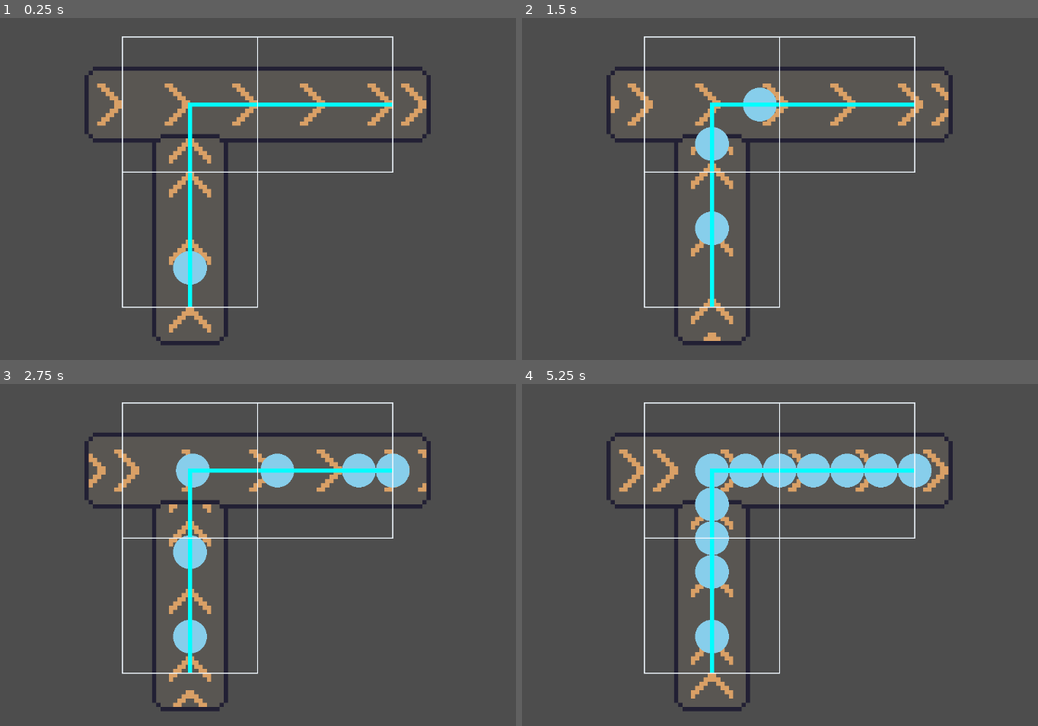
Above: before the commit, frames 1-4 (two rows, left to right).
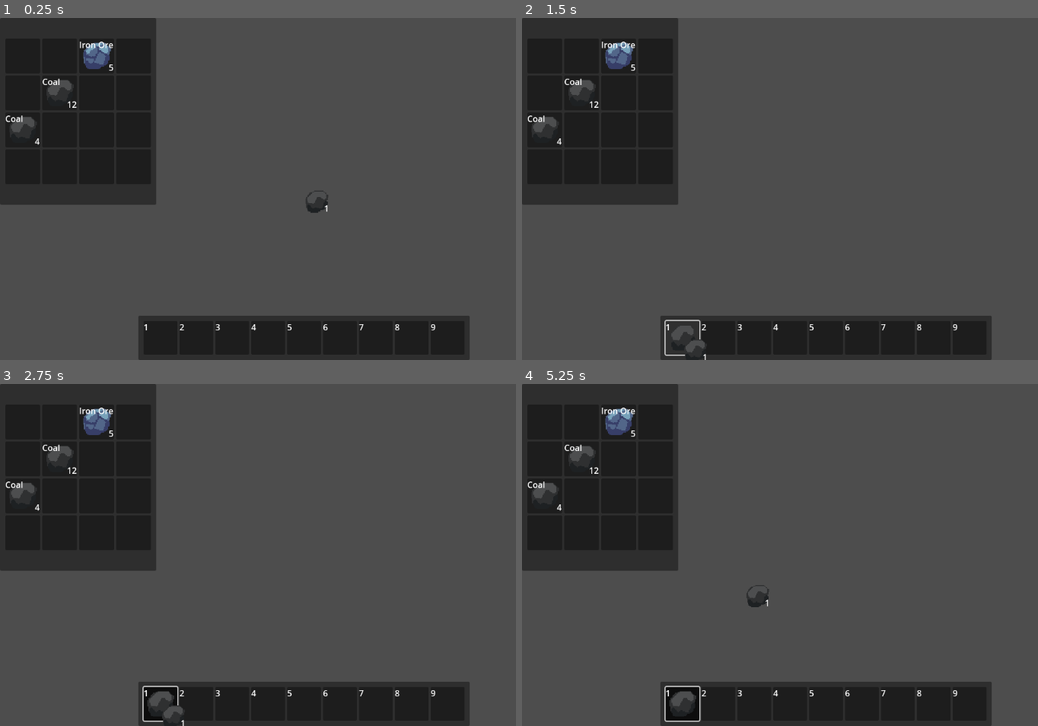
Above: after the commit, the same moments.

Repository: JACKADUX/godot-Factorio
Game: Godot game, scene res://scenes/world.tscn
Two runs of this game, one before a commit and one after it. Both use one fixed random seed, a clock stepped at 60 frames per second and the inputs below. Before the commit the project starts from res://modules/test/belt_test.tscn.
Inputs (mouse positions are in pixels of both pictures, inside the frame that each line leads up to):
- Up to frame 1 (0.25 s): no input
- Up to frame 2 (1.5 s): click (681, 339) at 0.52 s; click (681, 339) at 1.27 s
- Up to frame 3 (2.75 s): click (159, 705) at 2.02 s
- Up to frame 4 (5.25 s): tap Enter at 2.75 s; move the mouse to (960, 537) at 2.77 s; hold Ctrl 2.78-3.5 s; click (960, 537) at 2.92 s; tap Space at 3.02 s; drag from (702, 572) to (795, 623) at 3.52 s; move the mouse to (888, 479) at 4.27 s; tap R at 4.35 s; click (888, 479) at 4.42 s; drag from (795, 623) to (645, 503) at 5.02 s

The runs differ from the first frame. In frame 1, 30% of the frame differs, in the area x 0-92%, y 0-100%; in frame 2, 30%; in frame 3, 31%; in frame 4, 33%.

Commit message:
20240118

Diff:
--- a/Factorio/globals/globals.gd
+++ b/Factorio/globals/globals.gd
@@ -4,3 +4,13 @@
 const GridSizeHalf = GridSize*0.5
 const GridSizeVector = Vector2.ONE*GridSize
 const GridSizeHalfVector = Vector2.ONE*GridSizeHalf
+
+
+var display:Display
+
+
+func _gui_input(event):
+	if event is InputEventMouseButton:
+		if event.button_index == MOUSE_BUTTON_LEFT:
+			if event.is_pressed():
+				pass
--- /dev/null
+++ b/Factorio/globals/items.gd
@@ -0,0 +1,4 @@
+extends Node
+
+const COAL = preload("res://modules/inventory/item_resources/coal.tres")
+const IRON_ORE = preload("res://modules/inventory/item_resources/iron_ore.tres")
--- /dev/null
+++ b/Factorio/modules/inventory/data_structure/base_item.gd
@@ -0,0 +1,7 @@
+class_name BaseItem extends Resource
+
+#Types {Ingredient, Logic, Building}
+
+@export var id:int = -1
+@export var name:String = "Default"
+@export var texture:Texture2D
--- /dev/null
+++ b/Factorio/modules/inventory/data_structure/inventory_data.gd
@@ -0,0 +1,20 @@
+class_name InventoryData extends Resource
+
+var inventory_items :Array[InventoryItem]= []
+
+## Interface
+func get_inventory_items():
+	return inventory_items
+
+func add_inventory_item(value:InventoryItem):
+	if not value in inventory_items:
+		inventory_items.append(value)
+
+func remove_inventory_item(value:InventoryItem):
+	if value in inventory_items:
+		inventory_items.erase(value)
+
+func stack_inventory_item(item:InventoryItem, other_item:InventoryItem):
+	if item.id == other_item.id:
+		item.count += other_item.count
+		return item
--- /dev/null
+++ b/Factorio/modules/inventory/data_structure/inventory_item.gd
@@ -0,0 +1,17 @@
+class_name InventoryItem extends Resource
+
+@export var item:= BaseItem.new()
+@export var slot_index:int = -1
+@export var count:int = 1
+
+var texture:Texture2D:
+	get: return item.texture
+var id:int:
+	get: return item.id
+
+## Statics
+static func create_from(item:BaseItem, count:int=1):
+	var inventory_item := InventoryItem.new()
+	inventory_item.item = item
+	inventory_item.count = count
+	return inventory_item
--- /dev/null
+++ b/Factorio/modules/inventory/display/display.gd
@@ -0,0 +1,38 @@
+class_name Display extends Control
+
+@onready var texture_rect = %TextureRect
+@onready var label_count = %LabelCount
+
+var _item:InventoryItem
+
+func _ready():
+	size = Vector2.ZERO
+	Globals.display = self
+
+func _process(delta):
+	if _item:
+		global_position = get_global_mouse_position()
+
+func has_item():
+	return _item != null
+
+func get_item():
+	return _item
+
+func set_item(value:InventoryItem):
+	_item = value
+	_update()
+
+func clear_item():
+	_item = null
+	_update()
+
+func _update():
+	if _item:
+		texture_rect.texture = _item.texture
+		label_count.text = str(_item.count)
+		show()
+	else:
+		texture_rect.texture = null
+		label_count.text = str(0)
+		hide()
--- /dev/null
+++ b/Factorio/modules/inventory/display/display.tscn
@@ -0,0 +1,30 @@
+[gd_scene load_steps=2 format=3 uid="uid://bnyiqe5af1kkn"]
+
+[ext_resource type="Script" path="res://modules/inventory/display/display.gd" id="1_276k7"]
+
+[node name="Display" type="Control"]
+custom_minimum_size = Vector2(48, 48)
+layout_mode = 3
+anchors_preset = 0
+mouse_filter = 2
+script = ExtResource("1_276k7")
+
+[node name="TextureRect" type="TextureRect" parent="."]
+unique_name_in_owner = true
+layout_mode = 1
+offset_right = 48.0
+offset_bottom = 48.0
+mouse_filter = 2
+expand_mode = 1
+stretch_mode = 5
+
+[node name="LabelCount" type="Label" parent="."]
+unique_name_in_owner = true
+layout_mode = 1
+anchors_preset = 15
+anchor_right = 1.0
+anchor_bottom = 1.0
+grow_horizontal = 2
+grow_vertical = 2
+horizontal_alignment = 2
+vertical_alignment = 2
--- /dev/null
+++ b/Factorio/modules/inventory/inventory.gd
@@ -0,0 +1,80 @@
+extends Control
+
+@export var display:Display
+@export var  INVENTORY_SLOT_PACKED :PackedScene
+@onready var grid_container = %GridContainer
+
+var _inventory_data := InventoryData.new()
+
+# Called when the node enters the scene tree for the first time.
+func _ready():
+	_feed_data()
+	_initialize()
+
+func _feed_data():
+	var inventory_item = InventoryItem.new()
+	inventory_item.item = Items.COAL
+	inventory_item.count = 12
+	inventory_item.slot_index = 5
+	_inventory_data.add_inventory_item(inventory_item)
+
+	inventory_item = inventory_item.duplicate()
+	inventory_item.count = 4
+	inventory_item.slot_index = 8
+	_inventory_data.add_inventory_item(inventory_item)
+
+	inventory_item = inventory_item.duplicate()
+	inventory_item.item = Items.IRON_ORE
+	inventory_item.count = 5
+	inventory_item.slot_index = 2
+	_inventory_data.add_inventory_item(inventory_item)
+
+## Utils
+func _initialize():
+	_create_slot(16, 4)
+	for inventory_item:InventoryItem in _inventory_data.get_inventory_items():
+		var slot = grid_container.get_child(inventory_item.slot_index)
+		slot.put_inventory_item(inventory_item)
+
+func _create_slot(number, columns):
+	for child in grid_container.get_children():
+		grid_container.remove_child(child)
+		child.queue_free()
+	grid_container.columns = columns
+	for i in range(number):
+		var slot = INVENTORY_SLOT_PACKED.instantiate()
+		grid_container.add_child(slot)
+		slot.pressed.connect(_on_slot_pressed.bind(slot))
+
+func _put_item_to_slot(slot:InventorySlot, inventory_item:InventoryItem):
+	_inventory_data.add_inventory_item(inventory_item)
+	inventory_item.slot_index = slot.get_index()
+	slot.put_inventory_item(inventory_item)
+
+func _take_item_from_slot(slot:InventorySlot):
+	var inventory_item = slot.take_inventory_item()
+	inventory_item.slot_index = -1
+	_inventory_data.remove_inventory_item(inventory_item)
+	return inventory_item
+
+
+## OnSignal
+func _on_slot_pressed(slot:InventorySlot):
+	var _grabed_item = display.get_item()
+	if slot.is_empty():
+		if _grabed_item:
+			_put_item_to_slot(slot, _grabed_item)
+			display.clear_item()
+	else:
+		if not _grabed_item:
+			display.set_item(_take_item_from_slot(slot))
+		else:
+			var _prev_grab = _grabed_item
+			var _new_grab = _take_item_from_slot(slot)
+			if _prev_grab.id == _new_grab.id:
+				_prev_grab = _inventory_data.merge_inventory_item(_prev_grab, _new_grab)
+				_put_item_to_slot(slot, _prev_grab)
+				display.clear_item()
+			else:
+				_put_item_to_slot(slot, _prev_grab)
+				display.set_item(_new_grab)
--- /dev/null
+++ b/Factorio/modules/inventory/inventory.tscn
@@ -0,0 +1,39 @@
+[gd_scene load_steps=4 format=3 uid="uid://bri0k550q48ul"]
+
+[ext_resource type="Script" path="res://modules/inventory/inventory.gd" id="1_wbmdq"]
+[ext_resource type="PackedScene" uid="uid://b0ahrnp60stki" path="res://modules/inventory/inventory_slot.tscn" id="2_c1wt4"]
+[ext_resource type="PackedScene" uid="uid://bnyiqe5af1kkn" path="res://modules/inventory/display/display.tscn" id="3_twboy"]
+
+[node name="Inventory" type="PanelContainer" node_paths=PackedStringArray("display")]
+offset_right = 458.0
+offset_bottom = 363.0
+script = ExtResource("1_wbmdq")
+display = NodePath("debug/Display")
+INVENTORY_SLOT_PACKED = ExtResource("2_c1wt4")
+
+[node name="MarginContainer" type="MarginContainer" parent="."]
+layout_mode = 2
+theme_override_constants/margin_left = 10
+theme_override_constants/margin_top = 10
+theme_override_constants/margin_right = 10
+theme_override_constants/margin_bottom = 10
+
+[node name="CenterContainer" type="CenterContainer" parent="MarginContainer"]
+layout_mode = 2
+
+[node name="GridContainer" type="GridContainer" parent="MarginContainer/CenterContainer"]
+unique_name_in_owner = true
+layout_mode = 2
+columns = 4
+
+[node name="Slot" parent="MarginContainer/CenterContainer/GridContainer" instance=ExtResource("2_c1wt4")]
+layout_mode = 2
+
+[node name="debug" type="Control" parent="."]
+layout_mode = 2
+mouse_filter = 2
+
+[node name="Display" parent="debug" instance=ExtResource("3_twboy")]
+layout_mode = 1
+offset_right = 48.0
+offset_bottom = 48.0
--- /dev/null
+++ b/Factorio/modules/inventory/inventory_slot.gd
@@ -0,0 +1,57 @@
+class_name InventorySlot extends PanelContainer
+
+signal pressed
+
+@onready var texture_rect = %TextureRect
+@onready var button = %Button
+@onready var label_count = %LabelCount
+@onready var label_name = %LabelName
+
+
+var _inventory_item:InventoryItem
+
+func _ready():
+	_set_name("")
+	_set_count(0)
+	button.pressed.connect(emit_signal.bind("pressed"))
+
+## Interface
+func is_empty():
+	return not _inventory_item
+
+func put_inventory_item(value:InventoryItem):
+	if _inventory_item:
+		return false
+	_inventory_item = value
+	_set_texture(_inventory_item.texture)
+	_set_count(_inventory_item.count)
+	_set_name(_inventory_item.item.name)
+	return true
+
+func take_inventory_item():
+	if not _inventory_item :
+		return
+	var inventory_item = _inventory_item
+	_inventory_item = null
+	_set_texture(null)
+	_set_count(0)
+	_set_name("")
+	return inventory_item
+
+## Utils
+func _set_texture(value:Texture2D):
+	texture_rect.texture = value
+
+func _set_count(value:int):
+	if value <= 0:
+		label_count.hide()
+	else:
+		label_count.show()
+	label_count.text = str(value)
+
+func _set_name(value:String):
+	if value == "":
+		label_name.hide()
+	else:
+		label_name.show()
+	label_name.text = value
--- /dev/null
+++ b/Factorio/modules/inventory/inventory_slot.tscn
@@ -0,0 +1,44 @@
+[gd_scene load_steps=2 format=3 uid="uid://b0ahrnp60stki"]
+
+[ext_resource type="Script" path="res://modules/inventory/inventory_slot.gd" id="1_up6sh"]
+
+[node name="InventorySlot" type="PanelContainer"]
+custom_minimum_size = Vector2(64, 64)
+offset_right = 25.0
+offset_bottom = 25.0
+script = ExtResource("1_up6sh")
+
+[node name="Button" type="Button" parent="."]
+unique_name_in_owner = true
+layout_mode = 2
+
+[node name="MarginContainer" type="MarginContainer" parent="."]
+layout_mode = 2
+mouse_filter = 2
+theme_override_constants/margin_left = 4
+theme_override_constants/margin_top = 4
+theme_override_constants/margin_right = 4
+theme_override_constants/margin_bottom = 4
+
+[node name="TextureRect" type="TextureRect" parent="MarginContainer"]
+unique_name_in_owner = true
+custom_minimum_size = Vector2(58, 58)
+layout_mode = 2
+mouse_filter = 2
+expand_mode = 1
+stretch_mode = 5
+
+[node name="LabelCount" type="Label" parent="."]
+unique_name_in_owner = true
+layout_mode = 2
+size_flags_vertical = 1
+text = "1"
+horizontal_alignment = 2
+vertical_alignment = 2
+
+[node name="LabelName" type="Label" parent="."]
+unique_name_in_owner = true
+layout_mode = 2
+size_flags_vertical = 1
+text = "1"
+clip_text = true
--- /dev/null
+++ b/Factorio/modules/inventory/item_resources/coal.tres
@@ -0,0 +1,11 @@
+[gd_resource type="Resource" script_class="BaseItem" load_steps=3 format=3 uid="uid://c6ov70y0tqaw1"]
+
+[ext_resource type="Script" path="res://modules/inventory/data_structure/base_item.gd" id="1_soisj"]
+[ext_resource type="Texture2D" uid="uid://drb7ibbk5ee1w" path="res://resource/test/coal_texture.tres" id="2_anbef"]
+
+[resource]
+script = ExtResource("1_soisj")
+type = 1
+id = 1
+name = "Coal"
+texture = ExtResource("2_anbef")
--- /dev/null
+++ b/Factorio/modules/inventory/item_resources/iron_ore.tres
@@ -0,0 +1,11 @@
+[gd_resource type="Resource" script_class="BaseItem" load_steps=3 format=3 uid="uid://dglkkfq5awuhi"]
+
+[ext_resource type="Script" path="res://modules/inventory/data_structure/base_item.gd" id="1_57hor"]
+[ext_resource type="Texture2D" uid="uid://bwqeijt653ca5" path="res://resource/test/iron_ore_texture.tres" id="2_y2aa7"]
+
+[resource]
+script = ExtResource("1_57hor")
+type = 1
+id = 2
+name = "Iron Ore"
+texture = ExtResource("2_y2aa7")
--- /dev/null
+++ b/Factorio/modules/toolbar/toolbar.gd
@@ -0,0 +1,32 @@
+extends PanelContainer
+
+@export var display:Display
+@onready var h_box_container = %HBoxContainer
+
+enum State {Setting, Use}
+var _state := State.Setting
+
+func _ready():
+	for tb_slot in h_box_container.get_children():
+		tb_slot.pressed.connect(_on_toolbar_slot_pressed.bind(tb_slot))
+	_feed_data.call_deferred()
+
+func _feed_data():
+	display.set_item(InventoryItem.create_from(Items.COAL))
+	#var slot = _get_toolbar_slot(1)
+	#slot.set_item(Items.COAL)
+	#slot = _get_toolbar_slot(2)
+	#slot.set_item(Items.IRON_ORE)
+
+
+## Utils
+func _get_toolbar_slot(index:int):
+	return h_box_container.get_child(index-1)
+
+func _on_toolbar_slot_pressed(slot):
+	var _item = display.get_item()
+	if _item:
+		slot.set_item(_item.item)
+		return
+	if not slot.is_empty():
+		display.set_item(InventoryItem.create_from(slot.get_item()))
--- /dev/null
+++ b/Factorio/modules/toolbar/toolbar.tscn
@@ -0,0 +1,58 @@
+[gd_scene load_steps=4 format=3 uid="uid://rpie6isb64tq"]
+
+[ext_resource type="Script" path="res://modules/toolbar/toolbar.gd" id="1_vkndi"]
+[ext_resource type="PackedScene" uid="uid://dbhwkqutjuvx4" path="res://modules/toolbar/toolbar_slot.tscn" id="2_sai63"]
+[ext_resource type="PackedScene" uid="uid://bnyiqe5af1kkn" path="res://modules/inventory/display/display.tscn" id="3_572qx"]
+
+[node name="Toolbar" type="PanelContainer" node_paths=PackedStringArray("display")]
+offset_right = 40.0
+offset_bottom = 40.0
+script = ExtResource("1_vkndi")
+display = NodePath("debug/Display")
+
+[node name="MarginContainer" type="MarginContainer" parent="."]
+layout_mode = 2
+theme_override_constants/margin_left = 10
+theme_override_constants/margin_top = 10
+theme_override_constants/margin_right = 10
+theme_override_constants/margin_bottom = 10
+
+[node name="HBoxContainer" type="HBoxContainer" parent="MarginContainer"]
+unique_name_in_owner = true
+layout_mode = 2
+
+[node name="ToolBarSlot1" parent="MarginContainer/HBoxContainer" instance=ExtResource("2_sai63")]
+layout_mode = 2
+
+[node name="ToolBarSlot2" parent="MarginContainer/HBoxContainer" instance=ExtResource("2_sai63")]
+layout_mode = 2
+
+[node name="ToolBarSlot3" parent="MarginContainer/HBoxContainer" instance=ExtResource("2_sai63")]
+layout_mode = 2
+
+[node name="ToolBarSlot4" parent="MarginContainer/HBoxContainer" instance=ExtResource("2_sai63")]
+layout_mode = 2
+
+[node name="ToolBarSlot5" parent="MarginContainer/HBoxContainer" instance=ExtResource("2_sai63")]
+layout_mode = 2
+
+[node name="ToolBarSlot6" parent="MarginContainer/HBoxContainer" instance=ExtResource("2_sai63")]
+layout_mode = 2
+
+[node name="ToolBarSlot7" parent="MarginContainer/HBoxContainer" instance=ExtResource("2_sai63")]
+layout_mode = 2
+
+[node name="ToolBarSlot8" parent="MarginContainer/HBoxContainer" instance=ExtResource("2_sai63")]
+layout_mode = 2
+
+[node name="ToolBarSlot9" parent="MarginContainer/HBoxContainer" instance=ExtResource("2_sai63")]
+layout_mode = 2
+
+[node name="debug" type="Control" parent="."]
+layout_mode = 2
+mouse_filter = 2
+
+[node name="Display" parent="debug" instance=ExtResource("3_572qx")]
+layout_mode = 1
+offset_right = 48.0
+offset_bottom = 48.0
--- /dev/null
+++ b/Factorio/modules/toolbar/toolbar_button_group.tres
@@ -0,0 +1,5 @@
+[gd_resource type="ButtonGroup" format=3 uid="uid://5a18own8mlo5"]
+
+[resource]
+resource_local_to_scene = false
+allow_unpress = true
--- /dev/null
+++ b/Factorio/modules/toolbar/toolbar_slot.gd
@@ -0,0 +1,40 @@
+extends PanelContainer
+
+signal pressed
+
+@onready var button = %Button
+@onready var texture_rect = %TextureRect
+@onready var label_index = %LabelIndex
+
+var _item:BaseItem
+
+func _ready():
+	button.pressed.connect(emit_signal.bind("pressed"))
+	set_index(get_index()+1)
+
+## Interface
+func is_empty():
+	return not _item
+
+func get_item():
+	return _item
+
+func set_item(value:BaseItem):
+	_item = value
+	if not _item:
+		texture_rect.hide()
+		_set_name("")
+	else:
+		texture_rect.show()
+		_set_texture(_item.texture)
+		_set_name(_item.name)
+
+func set_index(value:int):
+	label_index.text = str(value)
+
+## Utils
+func _set_name(value:String):
+	tooltip_text = value
+
+func _set_texture(value:Texture2D):
+	texture_rect.texture = value
--- /dev/null
+++ b/Factorio/modules/toolbar/toolbar_slot.tscn
@@ -0,0 +1,38 @@
+[gd_scene load_steps=3 format=3 uid="uid://dbhwkqutjuvx4"]
+
+[ext_resource type="Script" path="res://modules/toolbar/toolbar_slot.gd" id="1_uuwpa"]
+[ext_resource type="ButtonGroup" uid="uid://5a18own8mlo5" path="res://modules/toolbar/toolbar_button_group.tres" id="2_s5qot"]
+
+[node name="ToolBarSlot" type="PanelContainer"]
+custom_minimum_size = Vector2(64, 64)
+offset_right = 40.0
+offset_bottom = 40.0
+script = ExtResource("1_uuwpa")
+
+[node name="Button" type="Button" parent="."]
+unique_name_in_owner = true
+layout_mode = 2
+mouse_filter = 1
+toggle_mode = true
+button_group = ExtResource("2_s5qot")
+
+[node name="MarginContainer" type="MarginContainer" parent="."]
+layout_mode = 2
+mouse_filter = 2
+theme_override_constants/margin_left = 4
+theme_override_constants/margin_top = 4
+theme_override_constants/margin_right = 4
+theme_override_constants/margin_bottom = 4
+
+[node name="TextureRect" type="TextureRect" parent="MarginContainer"]
+unique_name_in_owner = true
+layout_mode = 2
+mouse_filter = 2
+expand_mode = 1
+stretch_mode = 5
+
+[node name="LabelIndex" type="Label" parent="."]
+unique_name_in_owner = true
+layout_mode = 2
+size_flags_vertical = 1
+text = "1"
--- a/Factorio/modules/tools/building_tool.gd
+++ b/Factorio/modules/tools/building_tool.gd
@@ -2,7 +2,7 @@
 
 @onready var building_tool_area := $BuildingToolArea as Node2D
 
-@onready var half_grid = Globals.GridSizeV*0.5
+@onready var half_grid = Globals.GridSizeVector*0.5
 
 var mouse_grid_index:Vector2i
 var mouse_grid_position:Vector2
--- a/Factorio/project.godot
+++ b/Factorio/project.godot
@@ -11,13 +11,14 @@
 [application]
 
 config/name="Factorio"
-run/main_scene="res://modules/test/belt_test.tscn"
+run/main_scene="res://scenes/world.tscn"
 config/features=PackedStringArray("4.2", "Forward Plus")
 config/icon="res://icon.svg"
 
 [autoload]
 
 Globals="*res://globals/globals.gd"
+Items="*res://globals/items.gd"
 
 [display]
 
--- /dev/null
+++ b/Factorio/resource/test/coal_texture.tres
@@ -0,0 +1,7 @@
+[gd_resource type="AtlasTexture" load_steps=2 format=3 uid="uid://drb7ibbk5ee1w"]
+
+[ext_resource type="Texture2D" uid="uid://btn3aahyi322t" path="res://resource/resource.png" id="1_g3ahw"]
+
+[resource]
+atlas = ExtResource("1_g3ahw")
+region = Rect2(224, 224, 32, 32)
--- /dev/null
+++ b/Factorio/resource/test/iron_ore_texture.tres
@@ -0,0 +1,7 @@
+[gd_resource type="AtlasTexture" load_steps=2 format=3 uid="uid://bwqeijt653ca5"]
+
+[ext_resource type="Texture2D" uid="uid://btn3aahyi322t" path="res://resource/resource.png" id="1_fodur"]
+
+[resource]
+atlas = ExtResource("1_fodur")
+region = Rect2(256, 224, 32, 32)
--- a/Factorio/scenes/world.tscn
+++ b/Factorio/scenes/world.tscn
@@ -1,22 +1,40 @@
 [gd_scene load_steps=4 format=3 uid="uid://cntr6xfnip6nc"]
 
-[ext_resource type="PackedScene" uid="uid://diqx4wj04agyr" path="res://components/easy_graph_editor/eg_editor.tscn" id="1_kw6c3"]
-[ext_resource type="PackedScene" uid="uid://bejkmof161xor" path="res://modules/tools/belt_tool/belt_tool.tscn" id="2_5pjbn"]
-[ext_resource type="Texture2D" uid="uid://bgpcy1wmkqrf3" path="res://icon.svg" id="3_j5t1p"]
+[ext_resource type="PackedScene" uid="uid://rpie6isb64tq" path="res://modules/toolbar/toolbar.tscn" id="1_a6a37"]
+[ext_resource type="PackedScene" uid="uid://bri0k550q48ul" path="res://modules/inventory/inventory.tscn" id="2_wpgam"]
+[ext_resource type="PackedScene" uid="uid://bnyiqe5af1kkn" path="res://modules/inventory/display/display.tscn" id="3_ujrwp"]
 
 [node name="World" type="Node2D"]
 
-[node name="EGEditor" parent="." instance=ExtResource("1_kw6c3")]
+[node name="CanvasLayer" type="CanvasLayer" parent="."]
 
-[node name="EGGrid" parent="EGEditor" index="3"]
-larg_grid = Vector2(1024, 1024)
+[node name="Control" type="Control" parent="CanvasLayer"]
+layout_mode = 3
+anchors_preset = 15
+anchor_right = 1.0
+anchor_bottom = 1.0
+grow_horizontal = 2
+grow_vertical = 2
 
-[node name="BeltTool" parent="EGEditor/EGToolsManager" index="0" instance=ExtResource("2_5pjbn")]
+[node name="CenterContainer" type="CenterContainer" parent="CanvasLayer/Control"]
+layout_mode = 1
+anchors_preset = 12
+anchor_top = 1.0
+anchor_right = 1.0
+anchor_bottom = 1.0
+offset_top = -84.0
+grow_horizontal = 2
+grow_vertical = 0
 
-[node name="Icon" type="Sprite2D" parent="."]
-position = Vector2(-1, -2)
-scale = Vector2(0.22, 0.22)
-texture = ExtResource("3_j5t1p")
+[node name="Toolbar" parent="CanvasLayer/Control/CenterContainer" node_paths=PackedStringArray("display") instance=ExtResource("1_a6a37")]
+layout_mode = 2
+display = NodePath("../../Display")
 
-[editable path="EGEditor"]
-[editable path="EGEditor/EGToolsManager"]
+[node name="Inventory" parent="CanvasLayer/Control" node_paths=PackedStringArray("display") instance=ExtResource("2_wpgam")]
+layout_mode = 1
+offset_right = 211.0
+offset_bottom = 354.0
+display = NodePath("../Display")
+
+[node name="Display" parent="CanvasLayer/Control" instance=ExtResource("3_ujrwp")]
+visible = false
Binary file added: Factorio/resource/resource.png
Not shown, added: Factorio/resource/resource.png.import
Binary file changed: Factorio/resource/tilemap.aseprite
Not shown, added: Factorio/modules/inventory/inv7758.tmp
Not shown, added: Factorio/modules/inventory/test/invE183.tmp
